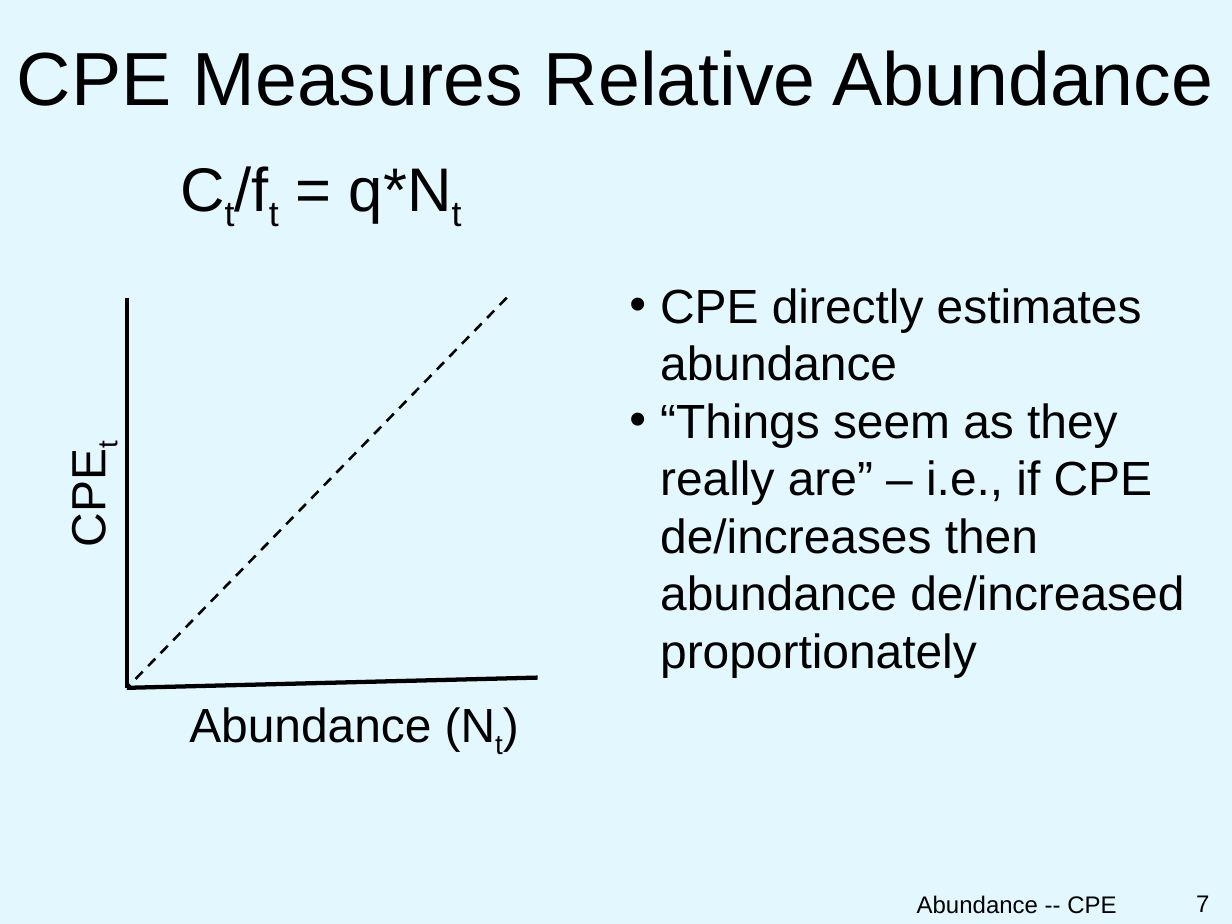
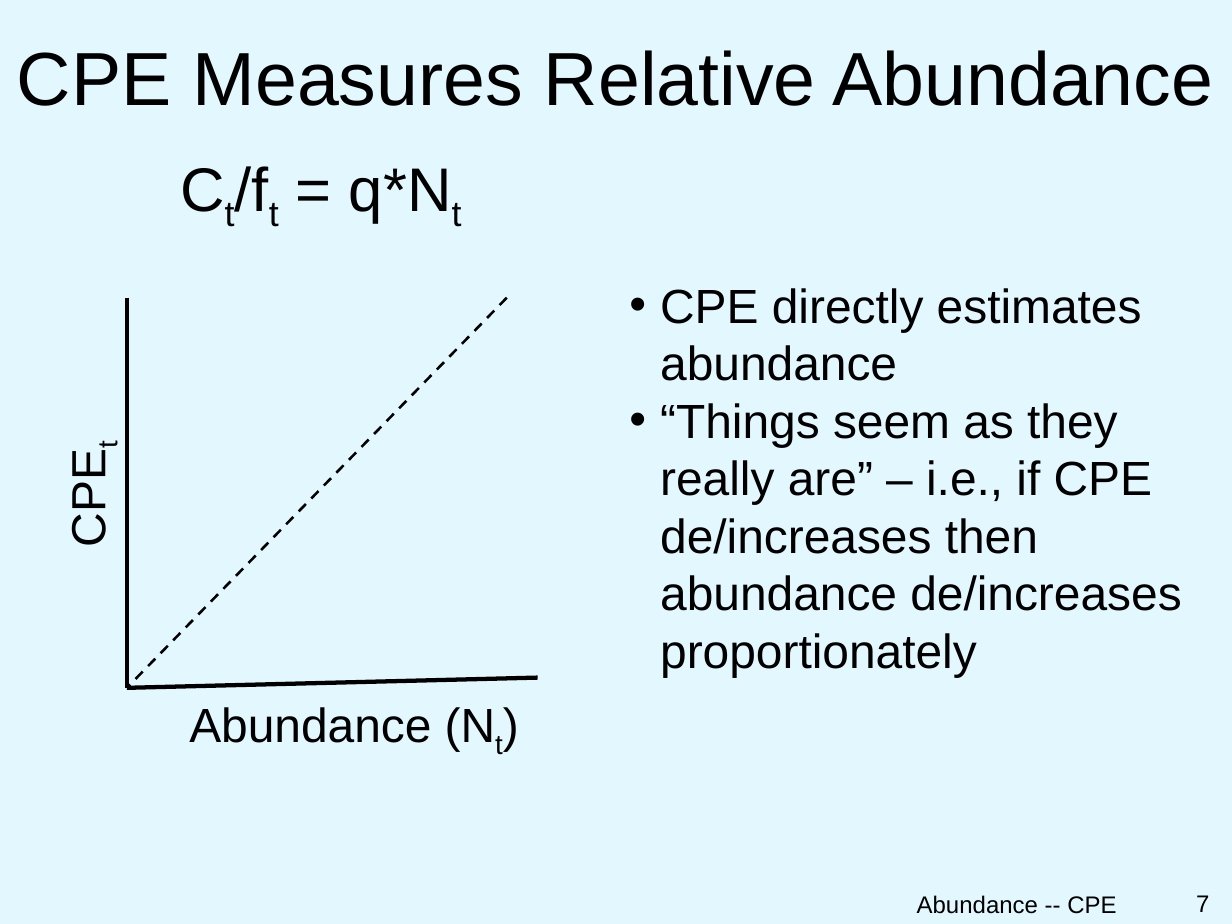
Before and after one commit to droglenc/NCNRS349, a slide deck: slide 7 of modules/PPT/CPUE.pptx. Drawn at 1232x924 pixels with LibreOffice and Linux fonts; fonts in the diff are those of the drawing; background and template pictures are left out. Boxes give left, top, right and bottom in pixels: in the first picture for what was removed or moved away, otherwise in the second. Text is boxed around its words. In the diff, an @@ line names an element or a change of style, - is before the commit and + after.

```diff
--- a/modules/PPT/CPUE.pptx
+++ b/modules/PPT/CPUE.pptx
@@ text at [660, 403, 1181, 677]: text changed @@
-• “Things seem as they really are” – i.e., if CPE de/increases then abundance de/increased proportionately
+• “Things seem as they really are” – i.e., if CPE de/increases then abundance de/increases proportionately
```
Also in this commit, not shown: 1 other slide changed, 5 other files.
